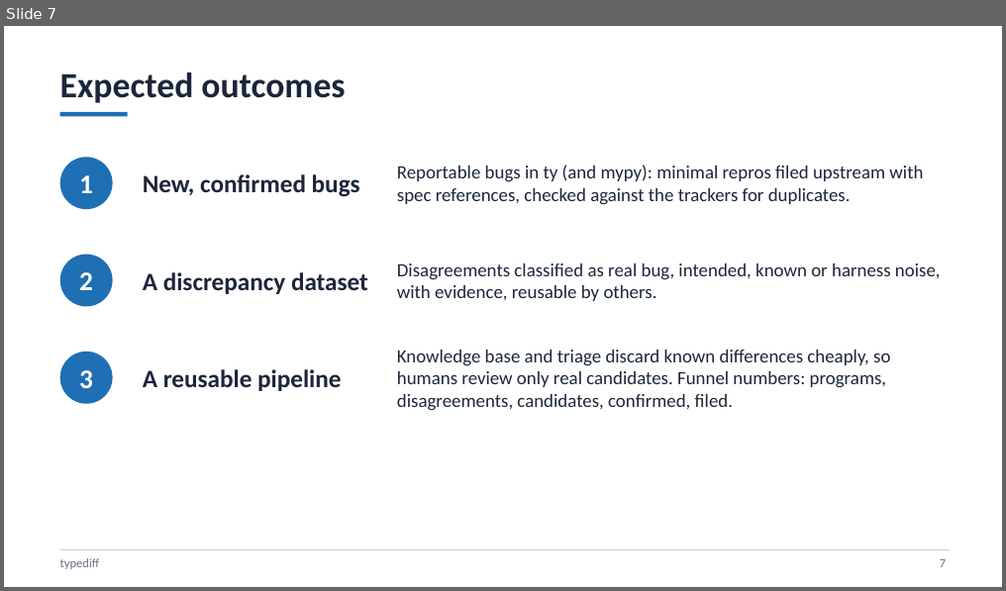
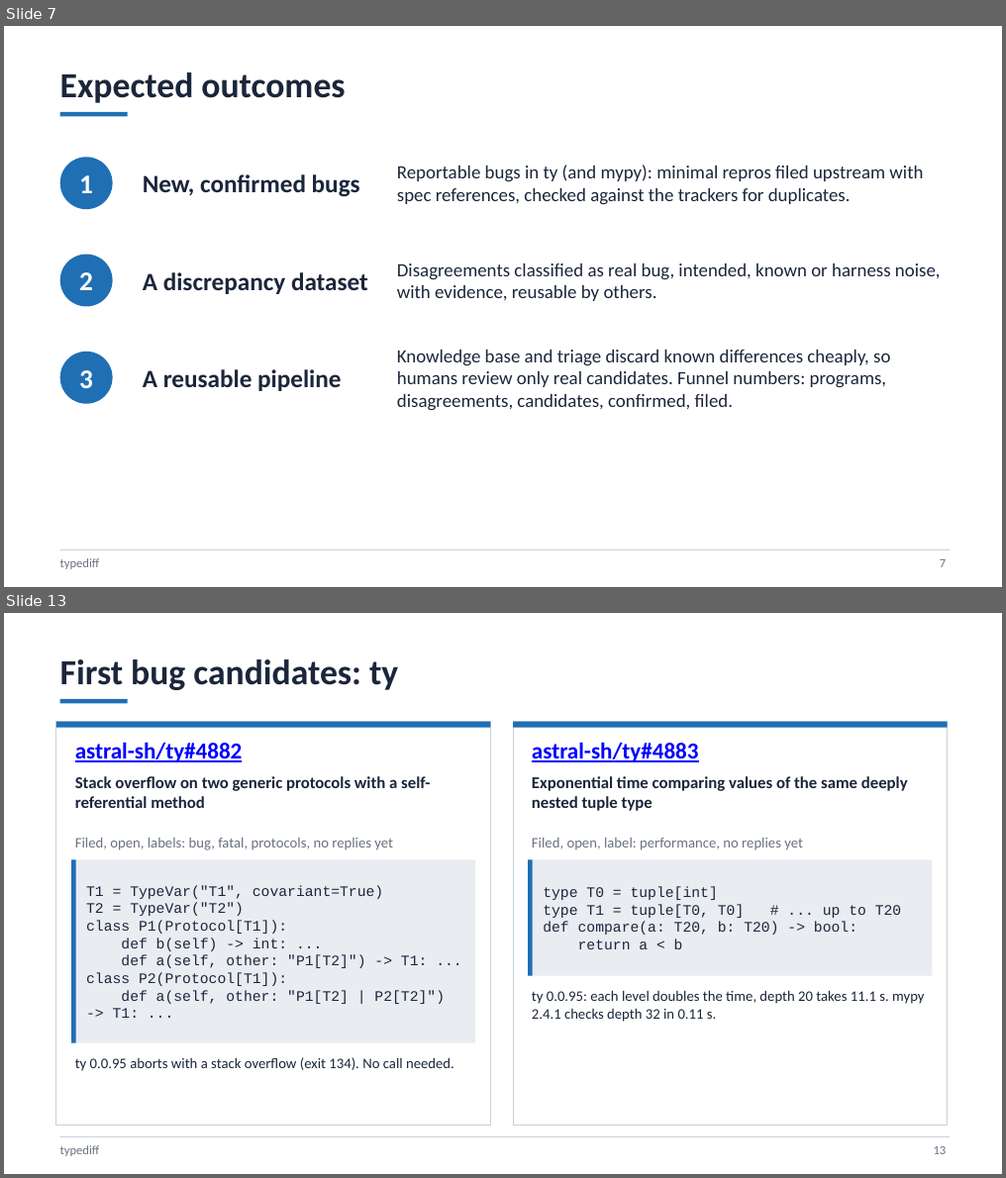
Before and after one commit to DerekLaymn/kiro_sa, a slide deck: presentation/typediff_update.pptx. Shown one above the other, each under a label of ours: slide 7 before the commit, slides 7 and 13 after it; the slides between them are not shown. The pictures are 1006x591 and 1006x1178 pixels, drawn with LibreOffice and Linux fonts; fonts in the diff are those of the drawing. Boxes give left, top, right and bottom in pixels: in the first picture for what was removed or moved away, otherwise in the second. Text is boxed around its words. In the diff, an @@ line names an element or a change of style, - is before the commit and + after.

```diff
--- a/presentation/typediff_update.pptx
+++ b/presentation/typediff_update.pptx
@@ slide 13 added at [4,613,1002,1174], background #FFFFFF @@
@@ text added at [60,660,398,690], 34 pt, text #1B263B, bold @@
+First bug candidates: ty
@@ rectangle added at [60,699,128,703], fill #1F6FB5 @@
@@ rectangle added at [56,722,491,1126], fill #FFFFFF, outline #C9CFD8 1 pt @@
@@ rectangle added at [56,722,491,728], fill #1F6FB5 @@
@@ rectangle added at [513,722,947,1126], fill #FFFFFF, outline #C9CFD8 1 pt @@
@@ rectangle added at [513,722,947,728], fill #1F6FB5 @@
@@ text added at [75,742,243,762], 22 pt, text #0000FF, bold, underline @@
+astral-sh/ty#4882
@@ text added at [532,742,699,762], 22 pt, text #0000FF, bold, underline @@
+astral-sh/ty#4883
@@ text added at [75,776,430,808], 16 pt, text #1B263B, bold @@
+Stack overflow on two generic protocols with a self-referential method
@@ text added at [532,776,908,811], 16 pt, text #1B263B, bold @@
+Exponential time comparing values of the same deeply nested tuple type
@@ text added at [75,838,393,851], 14 pt, text #6B7280 @@
+Filed, open, labels: bug, fatal, protocols, no replies yet
@@ text added at [532,838,803,851], 14 pt, text #6B7280 @@
+Filed, open, label: performance, no replies yet
@@ rectangle added at [71,861,475,1044], fill #E9ECF1 @@
@@ rectangle added at [71,861,76,1044], fill #1F6FB5 @@
@@ rectangle added at [528,861,933,976], fill #E9ECF1 @@
@@ rectangle added at [528,861,533,976], fill #1F6FB5 @@
@@ text added at [86,885,445,1018], 14 pt, text #1B263B @@
+T1 = TypeVar("T1", covariant=True)
+T2 = TypeVar("T2")
+class P1(Protocol[T1]):
+def b(self) -> int: ...
+def a(self, other: "P1[T2]") -> T1: ...
+class P2(Protocol[T1]):
+def a(self, other: "P1[T2] | P2[T2]") -> T1: ...
@@ text added at [543,886,901,950], 14 pt, text #1B263B @@
+type T0 = tuple[int]
+type T1 = tuple[T0, T0] # ... up to T20
+def compare(a: T20, b: T20) -> bool:
+return a < b
@@ text added at [532,990,925,1022], 14 pt, text #1B263B @@
+ty 0.0.95: each level doubles the time, depth 20 takes 11.1 s. mypy 2.4.1 checks depth 32 in 0.11 s.
@@ text added at [75,1058,454,1071], 14 pt, text #1B263B @@
+ty 0.0.95 aborts with a stack overflow (exit 134). No call needed.
@@ rectangle added at [60,1137,949,1138], fill #C9CFD8 @@
@@ text added at [60,1146,100,1157], 12 pt, text #6B7280 @@
+typediff
@@ text added at [934,1147,946,1155], 12 pt, text #6B7280 @@
+13
```
Also in this commit, not shown: 8 other slides added, 59 other files.
